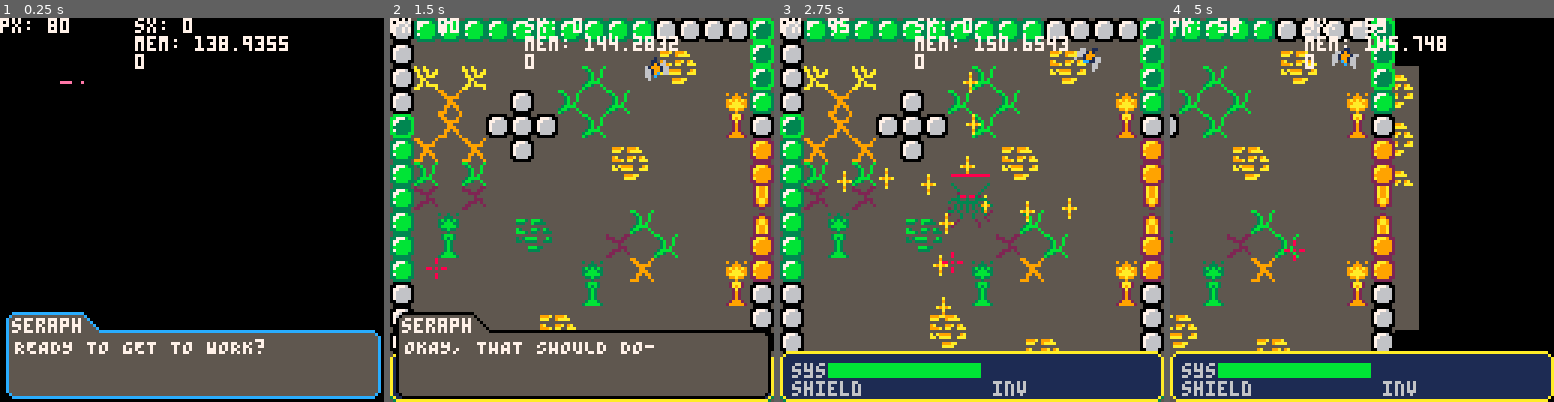
Above: before the commit, frames 1-4 (left to right).
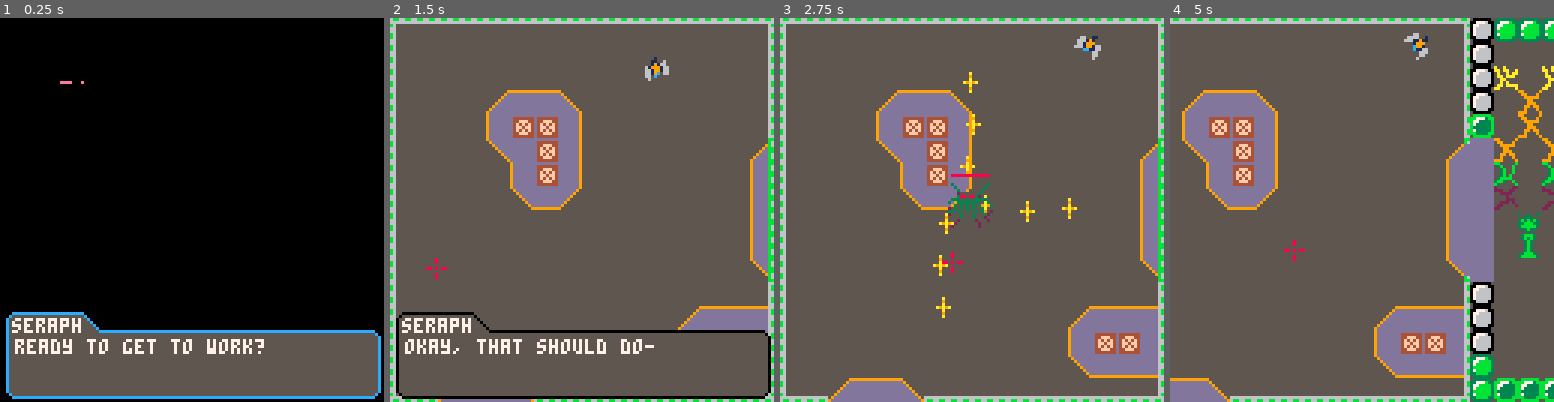
Above: after the commit, the same moments.

Repository: kbrewington/Negation
Game: PICO-8 cartridge negation.p8
The game is run twice, just before and just after one commit, with the same random seed, the same clock (stepped at 60 frames per second) and the same inputs.
Inputs (mouse positions are in pixels of both pictures, inside the frame that each line leads up to):
- Up to frame 1 (0.25 s): no input
- Up to frame 2 (1.5 s): tap X (X key) at 0.33, 1.07 s; click (670, 121) at 0.67 s; tap O (Z key) at 0.7 s; click (436, 267) at 1.22 s
- Up to frame 3 (2.75 s): hold Right 1.6-2.1 s; tap O (Z key) at 1.7, 2.1, 2.5 s; click (887, 114) at 1.77 s; tap X (X key) at 1.85 s; hold Up 2.15-2.42 s; click (952, 259) at 2.32 s; hold Right from 2.47 s (still down)
- Up to frame 4 (5 s): click (1404, 106) at 2.87 s; tap O (Z key) every 0.4 s from 2.9 to 4.9 s; tap X (X key) at 2.97, 4.08 s; release Right at 3.03 s; hold Left 3.08-3.58 s; click (1465, 256) at 3.42 s; hold Down 3.63-3.97 s; click (1231, 102) at 3.97 s; hold Right 4.02-4.68 s; click (1292, 248) at 4.52 s; hold Up from 4.73 s (still down)

The runs differ from the first frame. In frame 1, 1.7% of the frame differs, in the area x 0-75%, y 0-88%; in frame 2, 30%; in frame 3, 44%; in frame 4, 62%, in the area x 0-100%, y 0-100%.

Commit message:
New first level design, added open door animation

Diff:
--- a/negation.p8
+++ b/negation.p8
@@ -228,25 +228,28 @@
   b.destroy_anim_length = 30
   b.health = 50
   b.pattern = {90, 180, 270, 360}
+
   b.update = function()
-                 b.angle = (b.angle+1)%360
-                 for i=0,3 do
-                   if b.angle%b.bullet_spread == 0 then
-                     add(enemy_bullets, bullet(b.x, b.y, (b.angle + (90*i)), 130, false))
-                   end
-
-                   --health bar
-                   if b.sprite == 128 then
-                     xoffset = 1
-                     b.full_health = 50
-                   end
-                   rectfill(b.x + xoffset, b.y - 3, b.x + xoffset + 12, b.y - 3, 14)
-                   rectfill(b.x + xoffset, b.y - 3, b.x + xoffset + (12 * (b.health / b.full_health)), b.y - 3, 8)
-                 end
-                 path = minimum_neighbor(b, player)
-                 b.x = b.x + ((b.x-path.x)*b.speed)*(-1)
-                 b.y = b.y + ((b.y-path.y)*b.speed)*(-1)
-             end
+   b.angle = (b.angle+1)%360
+   for i=0,3 do
+     if b.angle%b.bullet_spread == 0 then
+       add(enemy_bullets, bullet(b.x, b.y, (b.angle + (90*i)), 130, false))
+     end
+   end
+
+   --health bar
+   if b.sprite == 128 then
+     xoffset = 1
+     b.full_health = 50
+   end
+   rectfill(b.x + xoffset, b.y - 3, b.x + xoffset + 12, b.y - 3, 14)
+   rectfill(b.x + xoffset, b.y - 3, b.x + xoffset + (12 * (b.health / b.full_health)), b.y - 3, 8)
+
+   path = minimum_neighbor(b, player)
+   b.x = b.x + ((b.x-path.x)*b.speed)*(-1)
+   b.y = b.y + ((b.y-path.y)*b.speed)*(-1)
+  end
+
   return b
 end
 --------------------------------------------------------------------------------
@@ -262,7 +265,7 @@
 
   print(#player.inventory, 45, 12, debug_color)
   -- stat(33) = y stat(32) = x
-  -- print(costatus(game), 0, 12, debug_color)
+  print(#level_sprites, 0, 12, debug_color)
 end
 
 function bump(x, y)
@@ -459,6 +462,7 @@
 
   for e in all(enemy_spawned) do
     del(enemy_spawned, e)
+    add(destroyed_enemies, e)
   end
 
   if drawboss then
@@ -505,6 +509,7 @@
       screen_transaction = false --stop doing this functions checks
       level.sx = 120 - level.border.right --make the new map bounds the new level
       level.border.left += 128
+      coresume(game)
     end
   end
 end
@@ -521,6 +526,16 @@
   if countdown == 0 then
     wait.timer = false
     coresume(game)
+  end
+end
+
+function opendoor()
+  if doorh == nil then doorh = 1 end
+  rectfill(126+level.sx, 63+level.sy, 127+level.sx, 63-doorh+level.sy, 13)
+  rectfill(126+level.sx, 64+level.sy, 127+level.sx, 64+doorh+level.sy, 13)
+  if doorh < 21 then doorh += 0.5
+  else
+     coresume(game)
   end
 end
 
@@ -665,15 +680,35 @@
   -- start game
   seraph = {}
   seraph.brd_color = 12
-  seraph.text = "READY TO GET TO WORK?"
+  seraph.text = "ready to get to work?"
   drawdialog = true -- show seraph's dialog
   wait.controls = true -- stop player controls
+
+  level_sprites = { 239, 0, 0,
+                    239, 15*8, 0,
+                    238, 0*8, 15*8,
+                    238, 15*8, 15*8,
+
+                    235, 15*8, 5*8,
+                    235, 15*8, 6*8,
+                    235, 15*8, 7*8,
+                    235, 15*8, 8*8,
+                    235, 15*8, 9*8,
+                    235, 15*8, 10*8,
+
+                    255, 15*8, 12*8,
+                    255, 15*8, 13*8,
+                    255, 15*8, 14*8
+
+                    --251, 50, 26
+
+                  }
   yield()
 
   titlescreen = true -- stop showing titlescreen
 
   seraph = {} -- reset seraph table to defaults
-  seraph.text = "ALRIGHT, I SEE A DOOR. GIVE MEA MINUTE AND I'LL TRY AND OPENIT."
+  seraph.text = "alright, i see a door. give mea minute and i'll try and openit."
   drawdialog = true -- show seraph's dialog
   wait.controls = true -- stop player controls
   yield()
@@ -703,13 +738,13 @@
   spawn_enemies = false
 
   seraph = {}
-  seraph.text = "OKAY, THAT SHOULD DO-"
+  seraph.text = "okay, that should do-"
   drawdialog = true
   wait.controls = true
   yield()
 
   seraph = {}
-  seraph.text = "OKAY, THAT SHOULD DO- WAIT    WHAT'S THAT?"
+  seraph.text = "okay, that should do- wait    what's that?"
   drawdialog = true
   wait.controls = true
   yield()
@@ -723,6 +758,11 @@
 
   kill_all_enemies()
   level.border.right = 248
+  open_door = true
+  wait.controls = true
+  yield()
+
+  wait.controls = false
   screen_transaction = true
 end
 
@@ -951,10 +991,10 @@
   --if (btn(c.z_button)) then
   --stat(34) -> button bitmask (1=primary, 2=secondary, 4=middle)
   if (stat(34) == 1) then
-    if wait.controls and not wait.dialog_finish and time() - (lastclick or time() - 2) > 1 then
+    if drawdialog and not wait.dialog_finish and time() - (lastclick or time() - 2) > 1 then
       coresume(game)
       lastclick = time()
-    elseif not wait.controls then
+    elseif not drawdialog and not wait.controls then
       player.b_count = player.b_count + 1
       if player.b_count%player.bullet_spread == 0 then
         shoot(player.x, player.y, player.angle, 133, true)
@@ -1001,6 +1041,21 @@
 function _draw()
   cls()
   map(0, 0, level.sx, level.sy, 128, 128)
+
+  if level_sprites ~= nil then
+    palt(5, true)
+    for i = 1, #level_sprites, 3 do
+      --spr_r(level_sprites[i], level_sprites[i+1] + level.sx, level_sprites[i+2] + level.sy, level_sprites[i+3], 1, 1)
+      spr(level_sprites[i], level_sprites[i+1] + level.sx, level_sprites[i+2] + level.sy)
+    end
+  end
+  palt()
+
+  if open_door then opendoor() end
+
+--[[    spr_r(255, 0 + level.sx, 0 + level.sy, 180, 1, 1)
+    spr_r(255, 0 + level.sx, 0 + level.sy, 270, 1, 1)
+    spr_r(255, 0 + level.sx, 8 + level.sy, 180, 1, 1)]]
 
   spr_r(player.sprite, player.x, player.y, player.angle, 2, 2)
 
@@ -1165,7 +1220,7 @@
 
   spr(96, stat(32) - 3, stat(33) - 3)
 
-  draw_hud()
+  --draw_hud()
   if spawn_enemies then spawnenemies() end
   if detect_killed_enemies then detect_kill_enemies() end
   if wait.timer then drawcountdown() end
@@ -1180,7 +1235,7 @@
 
   -- skilltree()
 
-  debug() -- always on bottom
+  --debug() -- always on bottom
 end --end _draw()
 
 
@@ -1316,25 +1371,25 @@
 
 __gff__
 0001000000000101000000000000000000000000000000000000000000000000000000000001000000000000000000000000000000000000000000000100000000000000000000000000000000000000000000000000000000000000000000000000000000000000000000000000000000000000000000000000000000000000
-0000000000000000000000000000000000000000000000000000000000000000000000000000000000000000000000000000000000000000000000000000000000000000000000000000000000000000000000000000000000000000000000000000000000000000000000000000000000000000000000000000000000000000
+0000000000000000000000000000000000000000000000000000000000000000000000000000000000000000000000000000000000000000000000000000000000000000000000000000000000000000000000000000000000000000000000000000000000000000000000000000000000000000000000000000000100000000
 __map__
-3c060606060606060606063c3c3c3c2500000000000000000000000000000000000000000000000000000000000000000000000000000000000000000000000000000000000000000000000000000000000000000000000000000000000000000000000000000000000000000000000000000000000000000000000000000000
-3c03030303030303030303040503032500000000000000000000000000000000000000000000000000000000000000000000000000000000000000000000000000000000000000000000000000000000000000000000000000000000000000000000000000000000000000000000000000000000000000000000000000000000
-3c37033703033203130303141503032505000000000000000000000000000000000000000000000000000000000000000000000000000000000000000000000000000000000000000000000000000000000000000000000000000000000000000000000000000000000000000000000000000000000000000000000000000000
-3c031632323c3213031303030303d30615000000000000000000000000000000000000000000000000000000000000000000000000000000000000000000000000000000000000000000000000000000000000000000000000000000000000000000000000000000000000000000000000000000000000000000000000000000
-253216323c3c3c32130303030303c93c05000000000000000000000000000000000000000000000000000000000000000000000000000000000000000000000000000000000000000000000000000000000000000000000000000000000000000000000000000000000000000000000000000000000000000000000000000000
-06163216323c3232030405030303030715000000000000000000000000000000000000000000000000000000000000000000000000000000000000000000000000000000000000000000000000000000000000000000000000000000000000000000000000000000000000000000000000000000000000000000000000000000
-0613031332323232031415030303030705000000000000000000000000000000000000000000000000000000000000000000000000000000000000000000000000000000000000000000000000000000000000000000000000000000000000000000000000000000000000000000000000000000000000000000000000000000
-0622032203033203030303030303030803000000000000000000000000000000000000000000000000000000000000000000000000000000000000000000000000000000000000000000000000000000000000000000000000000000000000000000000000000000000000000000000000000000000000000000000000000000
-0603c303032a2b03030313030303031803000000000000000000000000000000000000000000000000000000000000000000000000000000000000000000000000000000000000000000000000000000000000000000000000000000000000000000000000000000000000000000000000000000000000000000000000000000
-0603ca03033a3b03032203130303030703000000000000000000000000000000000000000000000000000000000000000000000000000000000000000000000000000000000000000000000000000000000000000000000000000000000000000000000000000000000000000000000000000000000000000000000000000000
-0632030303030303c30316030303d30703000000000000000000000000000000000000000000000000000000000000000000000000000000000000000000000000000000000000000000000000000000000000000000000000000000000000000000000000000000000000000000000000000000000000000000000000000000
-3c03030303030303ca0303030303c93c03000000000000000000000000000000000000000000000000000000000000000000000000000000000000000000000000000000000000000000000000000000000000000000000000000000000000000000000000000000000000000000000000000000000000000000000000000000
-3c03030303030405030303030303033c03000000000000000000000000000000000000000000000000000000000000000000000000000000000000000000000000000000000000000000000000000000000000000000000000000000000000000000000000000000000000000000000000000000000000000000000000000000
-3c03030303031415030304050303033c00000000000000000000000000000000000000000000000000000000000000000000000000000000000000000000000000000000000000000000000000000000000000000000000000000000000000000000000000000000000000000000000000000000000000000000000000000000
-0603030303030303030314150303032500000000000000000000000000000000000000000000000000000000000000000000000000000000000000000000000000000000000000000000000000000000000000000000000000000000000000000000000000000000000000000000000000000000000000000000000000000000
-0625252503030303030303030303030600000000000000000000000000000000000000000000000000000000000000000000000000000000000000000000000000000000000000000000000000000000000000000000000000000000000000000000000000000000000000000000000000000000000000000000000000000000
-000000253c3c3c06252506062525250000000000000000000000000000000000000000000000000000000000000000000000000000000000000000000000000000000000000000000000000000000000000000000000000000000000000000000000000000000000000000000000000000000000000000000000000000000000
+feefefefefefefefefefefefefefefff3c060606060606060606063c3c3c3c25000000000000000000000000000000000000000000000000000000000000000000000000000000000000000000000000000000000000000000000000000000000000000000000000000000000000000000000000000000000000000000000000
+fe0303030303030303030303030303ff3c030303030303030303030405030325000000000000000000000000000000000000000000000000000000000000000000000000000000000000000000000000000000000000000000000000000000000000000000000000000000000000000000000000000000000000000000000000
+fe0303030303030303030303030303ff3c370337030332031303031415030325050000000000000000000000000000000000000000000000000000000000000000000000000000000000000000000000000000000000000000000000000000000000000000000000000000000000000000000000000000000000000000000000
+fe030303cefdfdcf03030303030303ff3c031632323c3213031303030303d306150000000000000000000000000000000000000000000000000000000000000000000000000000000000000000000000000000000000000000000000000000000000000000000000000000000000000000000000000000000000000000000000
+fe320303cdfbfbfc03030303030303ff253216323c3c3c32130303030303c93c050000000000000000000000000000000000000000000000000000000000000000000000000000000000000000000000000000000000000000000000000000000000000000000000000000000000000000000000000000000000000000000000
+fe030303deddfbfc03030303030303cedd163216323c32320304050303030307150000000000000000000000000000000000000000000000000000000000000000000000000000000000000000000000000000000000000000000000000000000000000000000000000000000000000000000000000000000000000000000000
+fe03030303cdfbfc03030303030303cddd130313323232320314150303030307050000000000000000000000000000000000000000000000000000000000000000000000000000000000000000000000000000000000000000000000000000000000000000000000000000000000000000000000000000000000000000000000
+fe03030303deeddf03030303030303cddd220322030332030303030303030308030000000000000000000000000000000000000000000000000000000000000000000000000000000000000000000000000000000000000000000000000000000000000000000000000000000000000000000000000000000000000000000000
+fe0303030303030303030303030303cddd03c303032a2b030303130303030318030000000000000000000000000000000000000000000000000000000000000000000000000000000000000000000000000000000000000000000000000000000000000000000000000000000000000000000000000000000000000000000000
+fe0303030303030303030303030303cddd03ca03033a3b030322031303030307030000000000000000000000000000000000000000000000000000000000000000000000000000000000000000000000000000000000000000000000000000000000000000000000000000000000000000000000000000000000000000000000
+fe0303030303030303030303030303dedd32030303030303c30316030303d307030000000000000000000000000000000000000000000000000000000000000000000000000000000000000000000000000000000000000000000000000000000000000000000000000000000000000000000000000000000000000000000000
+fe0303030303030303030303030303ff3c03030303030303ca0303030303c93c030000000000000000000000000000000000000000000000000000000000000000000000000000000000000000000000000000000000000000000000000000000000000000000000000000000000000000000000000000000000000000000000
+fe0303030303030303030303cefdfdfd3c03030303030405030303030303033c030000000000000000000000000000000000000000000000000000000000000000000000000000000000000000000000000000000000000000000000000000000000000000000000000000000000000000000000000000000000000000000000
+fe0303030303030303030303cdfbfbdd3c03030303031415030304050303033c000000000000000000000000000000000000000000000000000000000000000000000000000000000000000000000000000000000000000000000000000000000000000000000000000000000000000000000000000000000000000000000000
+fe0303030303030303030303deededed06030303030303030303141503030325000000000000000000000000000000000000000000000000000000000000000000000000000000000000000000000000000000000000000000000000000000000000000000000000000000000000000000000000000000000000000000000000
+feeecefdfdcfeeeeeeeeeeeeeeeeeeff06252525030303030303030303030306000000000000000000000000000000000000000000000000000000000000000000000000000000000000000000000000000000000000000000000000000000000000000000000000000000000000000000000000000000000000000000000000
+00000000000000000000000000000000000000253c3c3c062525060625252500000000000000000000000000000000000000000000000000000000000000000000000000000000000000000000000000000000000000000000000000000000000000000000000000000000000000000000000000000000000000000000000000
 0000000000000000000000000000000000000000000000000000000000000000000000000000000000000000000000000000000000000000000000000000000000000000000000000000000000000000000000000000000000000000000000000000000000000000000000000000000000000000000000000000000000000000
 0000000000000000000000000000000000000000000000000000000000000000000000000000000000000000000000000000000000000000000000000000000000000000000000000000000000000000000000000000000000000000000000000000000000000000000000000000000000000000000000000000000000000000
 0000000000000000000000000000000000000000000000000000000000000000000000000000000000000000000000000000000000000000000000000000000000000000000000000000000000000000000000000000000000000000000000000000000000000000000000000000000000000000000000000000000000000000
Not shown, changed: 32 lines of the sprite sheet (__gfx__) section of negation.p8
